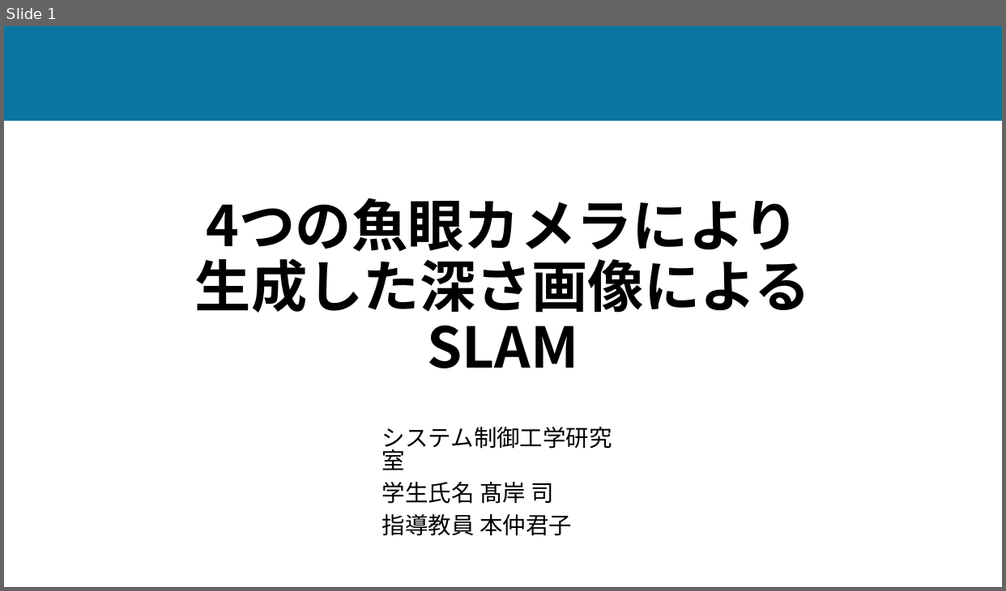
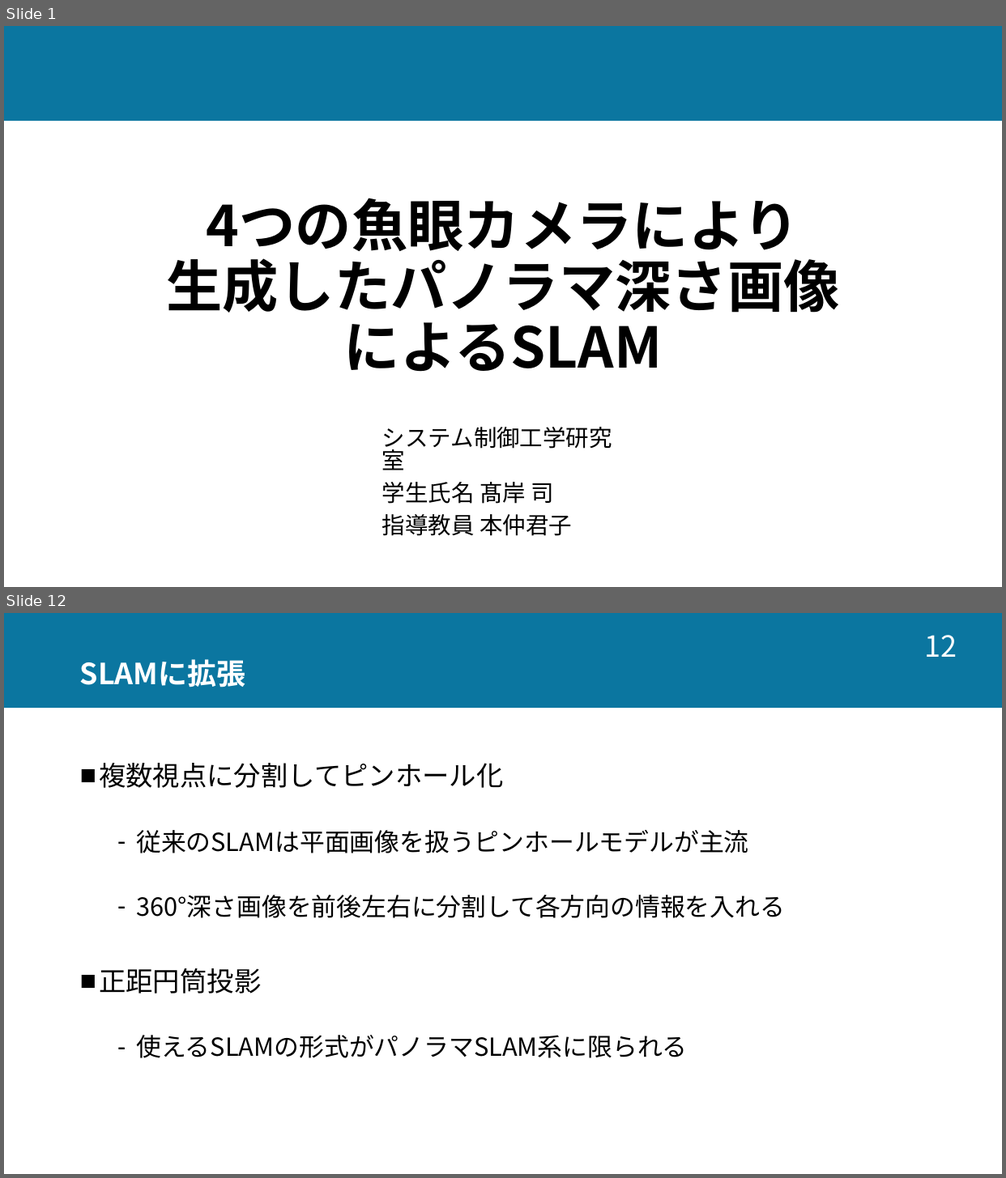
Before and after one commit to tsukasa413/college, a slide deck: Presentation/研究室内発表.pptx. Shown one above the other, each under a label of ours: slide 1 before the commit, slides 1 and 12 after it; the slides between them are not shown. The pictures are 1006x591 and 1006x1178 pixels, drawn with LibreOffice and Linux fonts; fonts in the diff are those of the drawing. Boxes give left, top, right and bottom in pixels: in the first picture for what was removed or moved away, otherwise in the second. Text is boxed around its words. In the diff, an @@ line names an element or a change of style, - is before the commit and + after.

```diff
--- a/Presentation/研究室内発表.pptx
+++ b/Presentation/研究室内発表.pptx
@@ slide 12 added at box(4, 613, 1002, 1174), background #FFFFFF; not listed: 1 template element that a slide beside it also shows @@
@@ page number added at box(925, 635, 957, 657), 28 pt, text #FFFFFF @@
+12
@@ title added at box(80, 659, 245, 688), 28 pt, text #FFFFFF, bold @@
+SLAMに拡張
@@ text added at box(99, 763, 785, 1059), 24 pt, text #000000 @@
+■ 複数視点に分割してピンホール化
+  – 従来のSLAMは平面画像を扱うピンホールモデルが主流
+  – 360°深さ画像を前後左右に分割して各方向の情報を入れる
+■ 正距円筒投影
+  – 使えるSLAMの形式がパノラマSLAM系に限られる
@@ slide 1 changed as well @@
@@ title at box(166, 198, 840, 372): text changed @@
-4つの魚眼カメラにより
-生成した深さ画像によるSLAM
+4つの魚眼カメラにより
+生成したパノラマ深さ画像
+によるSLAM
```
Also in this commit, not shown: 2 other slides changed, 13 other slides added, 2 slides removed, 5 other files.
